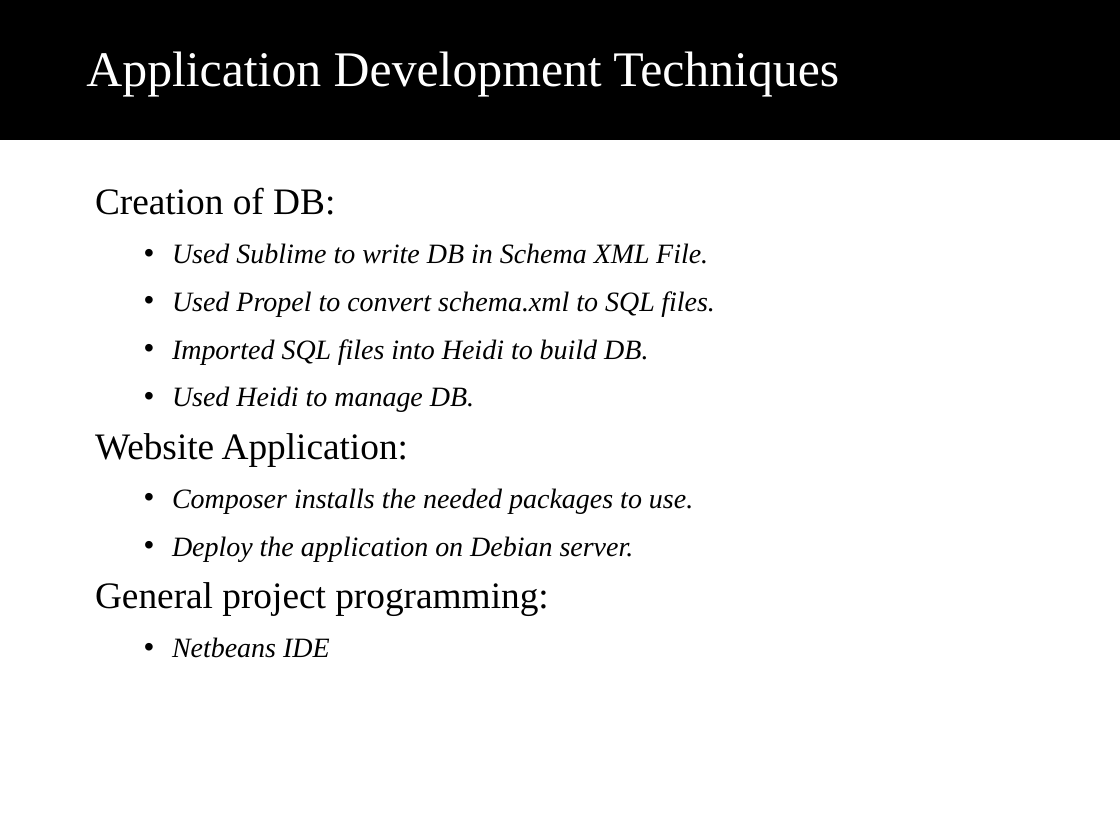
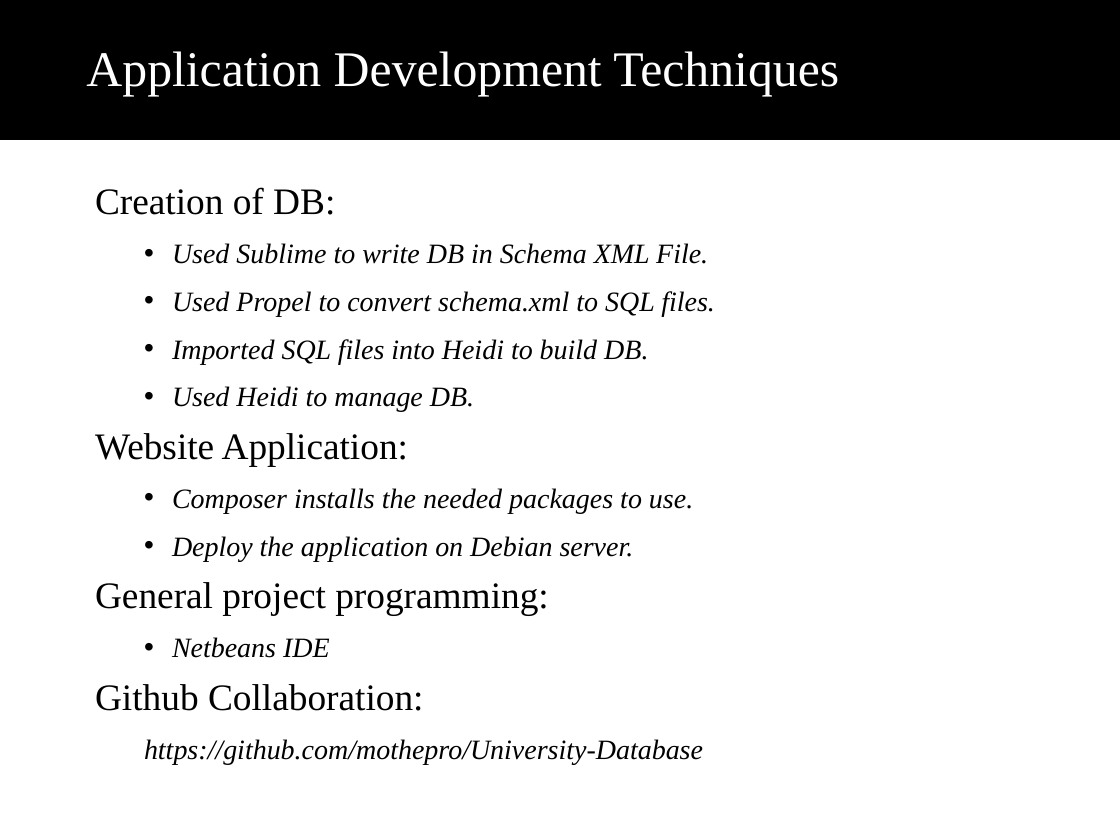
Before and after one commit to mothepro/University-Database, a slide deck: slide 3 of extras/Poon Tycoon Inc..ppt. Drawn at 1120x840 pixels with LibreOffice and Linux fonts; fonts in the diff are those of the drawing; background and template pictures are left out. Boxes give left, top, right and bottom in pixels: in the first picture for what was removed or moved away, otherwise in the second. Text is boxed around its words. In the diff, an @@ line names an element or a change of style, - is before the commit and + after.

```diff
--- a/extras/Poon Tycoon Inc..ppt
+++ b/extras/Poon Tycoon Inc..ppt
@@ text at [95,684,703,765]: paragraphs added @@
+  Github Collaboration:
+    https://github.com/mothepro/University-Database
```
Also in this commit, not shown: 1 other slide changed.
